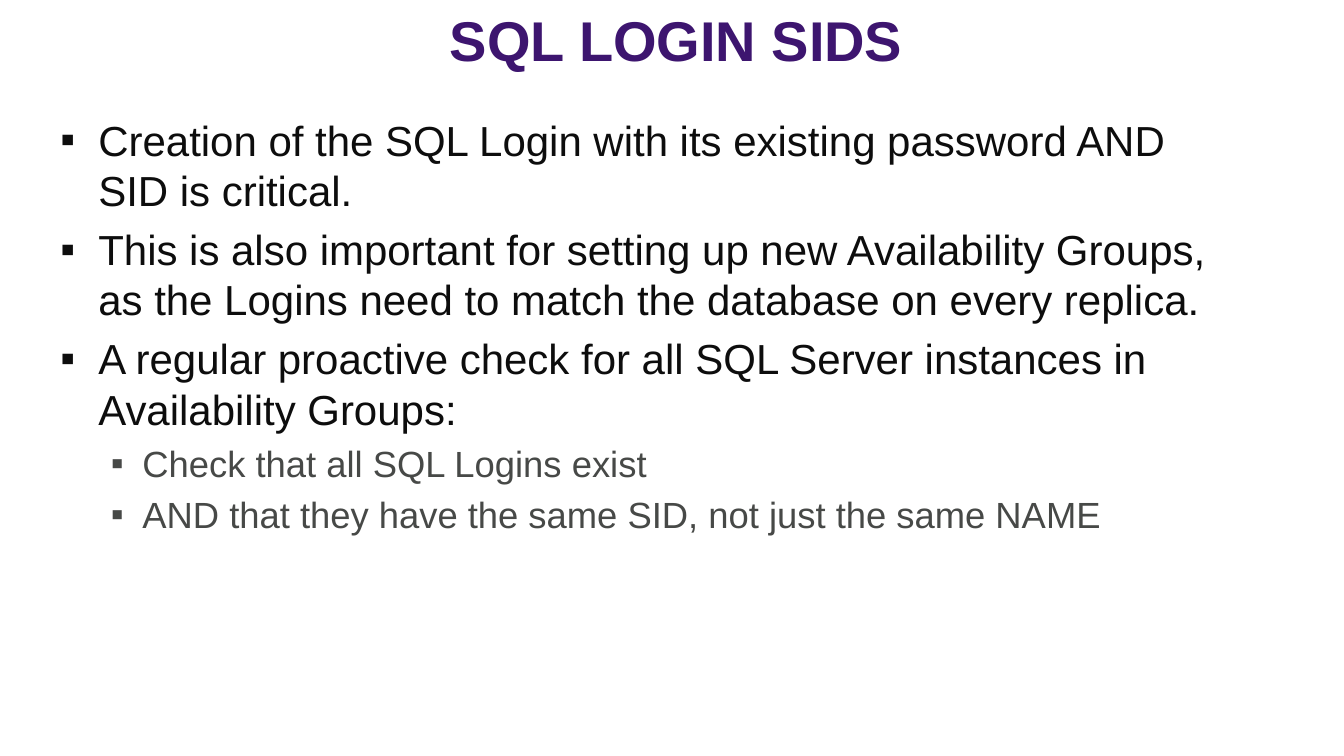
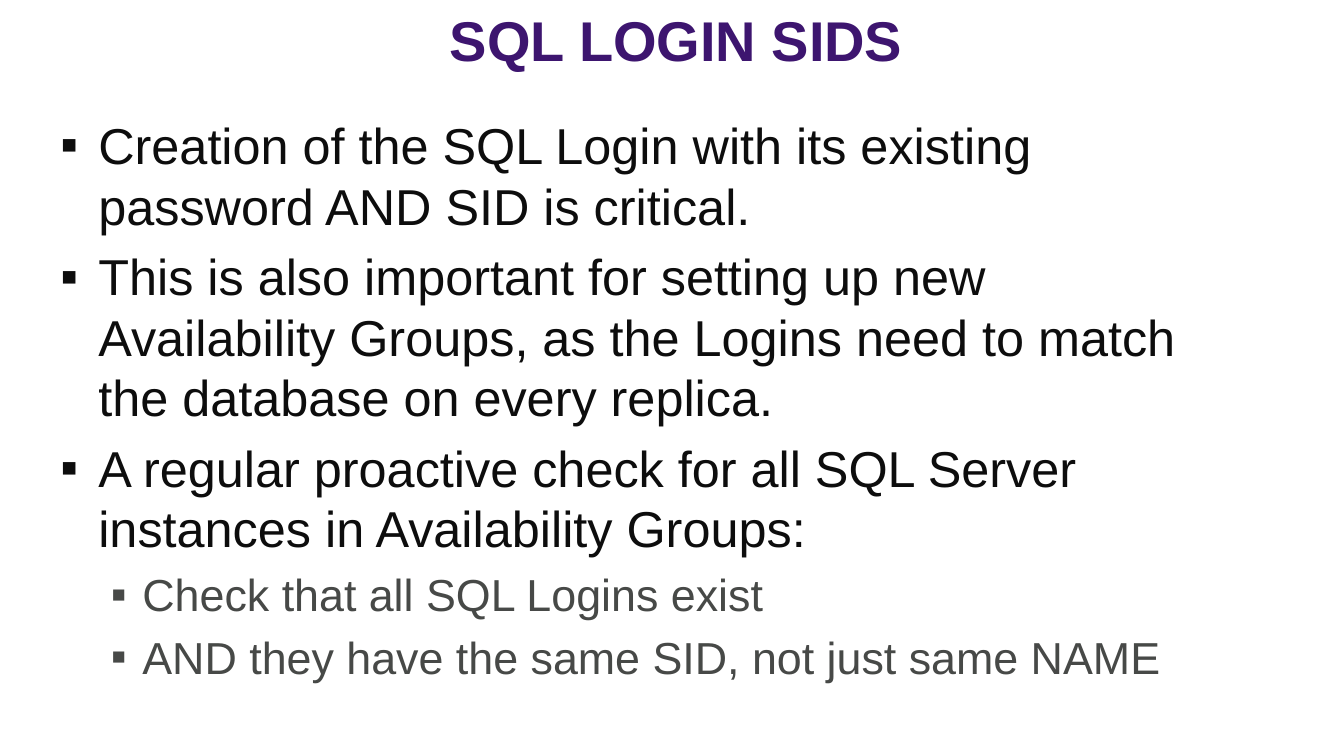
Before and after one commit to williamadba/Public-Presentations, a slide deck: slide 23 of SQLSat Dallas 2019/SQLSat Dallas 2019 SQL Security Principals and Permissions 101.pptx (slide 22 before the commit). Drawn at 1344x756 pixels with LibreOffice and Linux fonts; fonts in the diff are those of the drawing. Boxes give left, top, right and bottom in pixels: in the first picture for what was removed or moved away, otherwise in the second. Text is boxed around its words. In the diff, an @@ line names an element or a change of style, - is before the commit and + after.

```diff
--- a/SQLSat Dallas 2019/SQLSat Dallas 2019 SQL Security Principals and Permissions 101.pptx
+++ b/SQLSat Dallas 2019/SQLSat Dallas 2019 SQL Security Principals and Permissions 101.pptx
@@ text at (98,127,1175,620): size 30 to 36 pt in "Creation of the SQL Login with its ...", "This is also important for setting up ...", "A regular proactive check for all SQL ..."; size 26 to 32 pt in "Check that all SQL Logins exist"; more space between paragraphs @@
@@ text at (142,641,1160,683): text changed; size 26 to 32 pt @@
-  ▪ AND that they have the same SID, not just the same NAME
+  ▪ AND they have the same SID, not just same NAME
```
Also in this commit, not shown: 7 other slides changed, 1 slide added, 5 other files.
